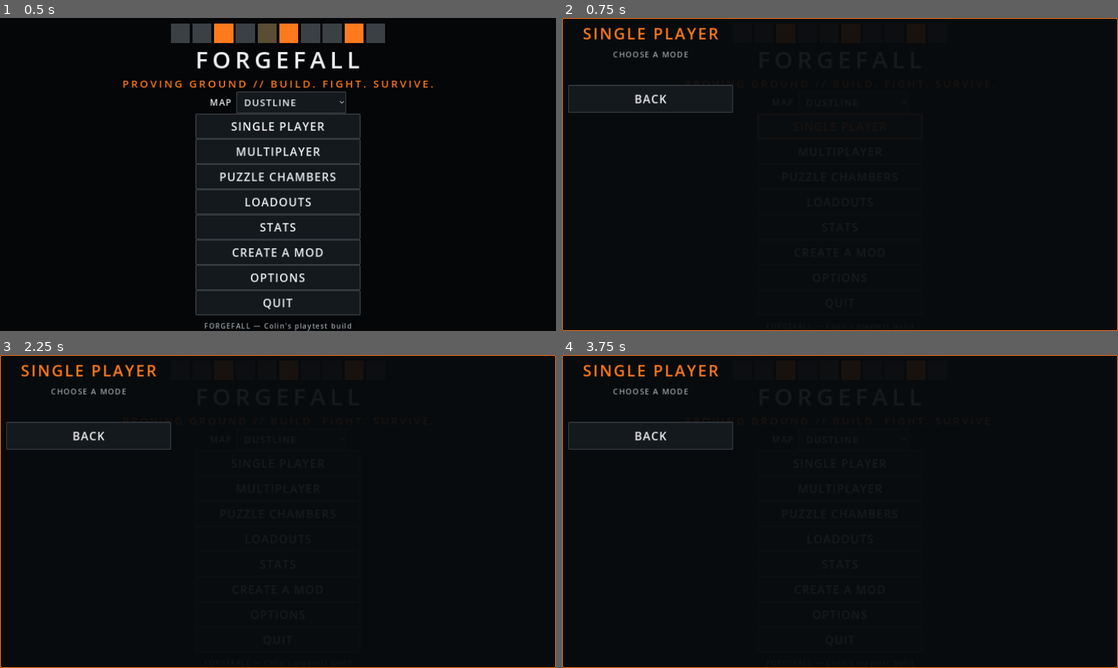
Above: before the commit, frames 1-4 (two rows, left to right).
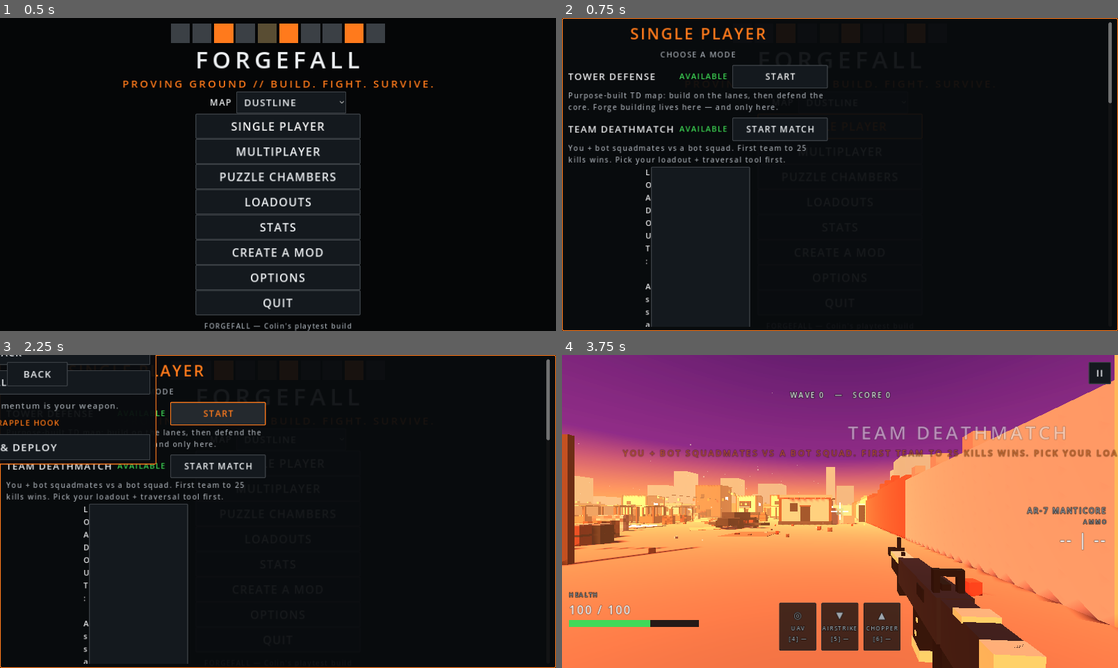
Above: after the commit, the same moments.

Repository: vatherty/FORGEFALL
Game: Godot game, scene res://scenes/main.tscn
The game is run twice, just before and just after one commit, with the same random seed, the same clock (stepped at 60 frames per second) and the same inputs.
Inputs (mouse positions are in pixels of both pictures, inside the frame that each line leads up to):
- Up to frame 1 (0.5 s): no input
- Up to frame 2 (0.75 s): click "SINGLE PLAYER" at 0.5 s
- Up to frame 3 (2.25 s): click "SINGLE PLAYER" at 1.25 s; click (216, 414) at 2 s, where only the run after the commit has a clickable "START"
- Up to frame 4 (3.75 s): click (778, 414) at 2.75 s, where only the run after the commit has a clickable "START"; click (778, 467) at 3.5 s, where only the run after the commit has a clickable "START MATCH"

Frame 1 is identical in both runs. In frame 2, 4.3% of the frame differs, in the area x 1-99%, y 1-99%; in frame 3, 5.5%; in frame 4, 100%, in the area x 0-100%, y 0-100%.
Error before the commit: Trying to return an array of type "Array" where expected return type is "Array[String]". (res://scripts/core/game_mode.gd:96)
Error after the commit: Cannot call method 'add_theme_font_override' on a null value. (res://scripts/ui/stencil_style.gd:176)

Commit message:
FORGEFALL v0.6.2 source sync: scripts/core/game_mode.gd

Diff:
--- a/scripts/core/game_mode.gd
+++ b/scripts/core/game_mode.gd
@@ -92,8 +92,8 @@
 ## Mode ids for one menu, in display order ("sp" | "mp").
 static func modes_for_scope(scope: String) -> Array[String]:
 	if scope == "mp":
-		return MP_MODE_ORDER.duplicate()
-	return SP_MODE_ORDER.duplicate()
+		return Array(MP_MODE_ORDER, TYPE_STRING, &"", null)
+	return Array(SP_MODE_ORDER, TYPE_STRING, &"", null)
 
 
 ## Whether the Forge MENU may exist in a run of `mode` (HUD button +
